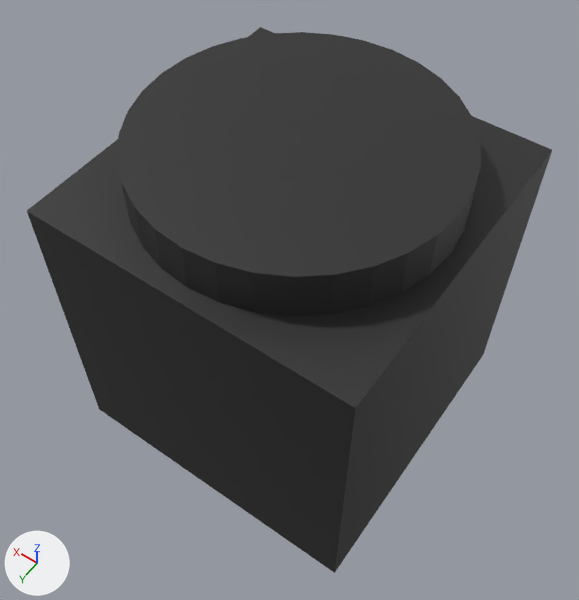
A saved change to the FBX model Assets/Models/Game/Map/fan/X_fan.fbx.
Rendered twice from a camera (50 mm lens) standing at (-3.92, 5.67, 8.73) and looking at (-0.03, 0.22, 0.16). The axes (+X, +Y, +Z) are drawn at lower left. The lights are the same throughout. Where no turn or scale is listed for an object, it has been applied to the vertices.

The first picture shows 'Box', 'Drilling Circle'.
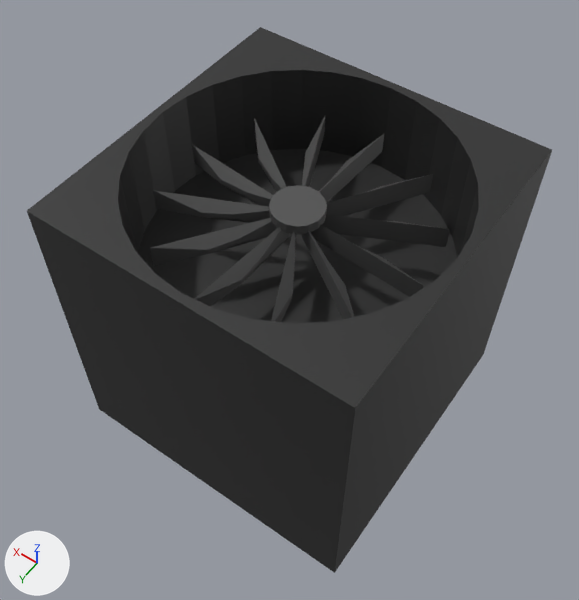
The change, as a list of edits to the scene's bpy script:
```text
Remove ob_drilling_circle:
    ob_drilling_circle = bpy.data.objects.new('Drilling Circle', me_drilling_circle)
    ob_drilling_circle.location = (0.0, 0.0, 1.83)
```

Where the change shows, as pixel boxes [x1, y1, x2, y2] in the pictures (579 x 600 px):
'Drilling Circle', deleted (black): before [116, 32, 481, 316]
'Fan', unchanged, uncovered by the edit: after [150, 117, 450, 322]
'Guard', unchanged, uncovered by the edit: after [269, 185, 327, 235]
